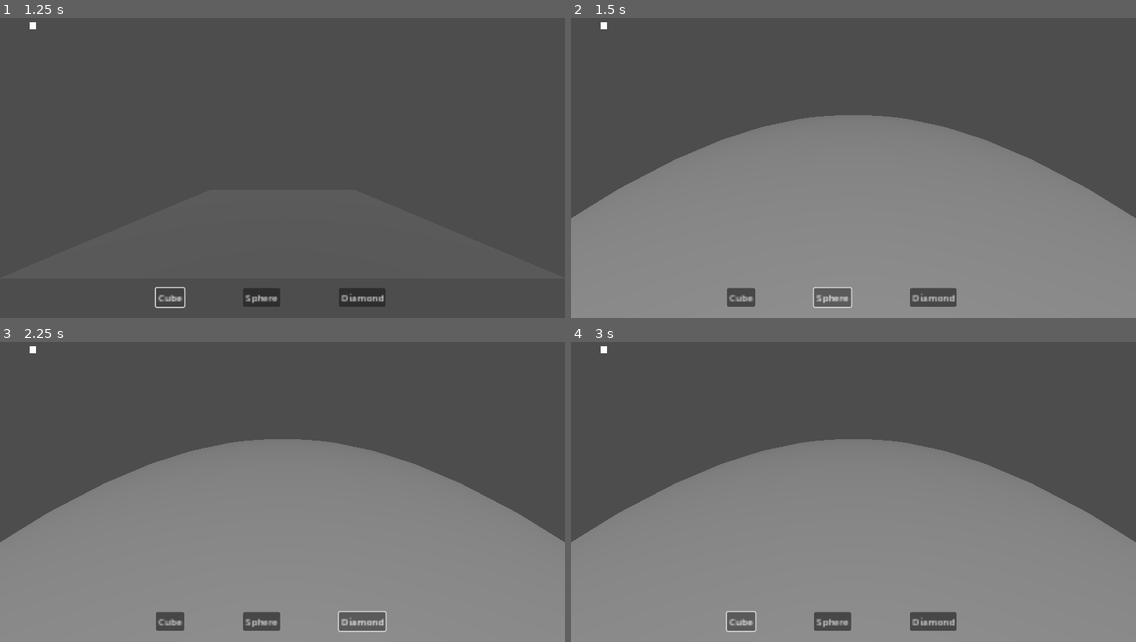
Above: before the commit, frames 1-4 (two rows, left to right).
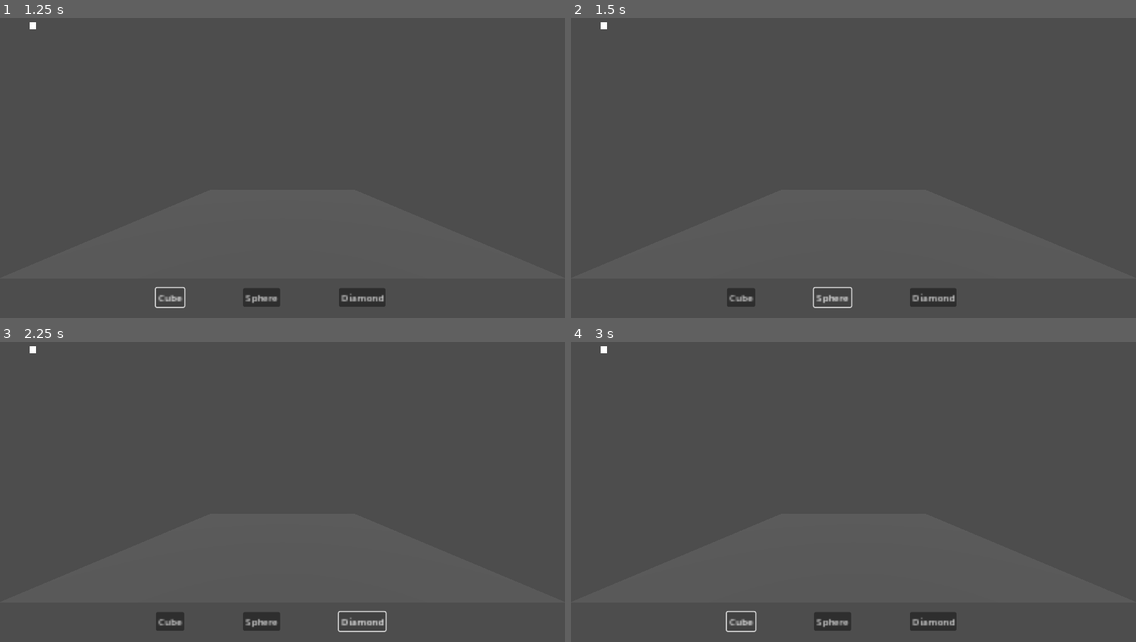
Above: after the commit, the same moments.

Repository: Vegito2367/HH25
Game: Godot game, scene res://Scenes/main.tscn
The game is run twice, just before and just after one commit, with the same random seed, the same clock (stepped at 60 frames per second) and the same inputs. The project has no main scene, so this scene is started directly.
Inputs:
- Up to frame 1 (1.25 s): click "Cube" at 0.5 s
- Up to frame 2 (1.5 s): click "Sphere" at 1.25 s
- Up to frame 3 (2.25 s): click "Diamond" at 2 s
- Up to frame 4 (3 s): click "Cube" at 2.75 s

Frame 1 is identical in both runs. In frame 2, 55% of the frame differs, in the area x 0-100%, y 32-100%; in frame 3, 55%; in frame 4, 55%.

Commit message:
Added rotation

Diff:
--- a/godothh25/hh25/Scenes/main.tscn
+++ b/godothh25/hh25/Scenes/main.tscn
@@ -73,6 +73,7 @@
 mesh = SubResource("PlaneMesh_3a071")
 
 [node name="Parent" type="Node3D" parent="."]
+transform = Transform3D(1, 0, 0, 0, 1, 0, 0, 0, 1, 0, 0, -1.3886)
 
 [connection signal="button_down" from="CanvasLayer/MarginContainer/HBoxContainer/Cube" to="." method="_on_cube_button_down"]
 [connection signal="button_down" from="CanvasLayer/MarginContainer/HBoxContainer/Sphere" to="." method="_on_sphere_button_down"]
--- a/godothh25/hh25/Scripts/screen_controller.gd
+++ b/godothh25/hh25/Scripts/screen_controller.gd
@@ -30,7 +30,7 @@
 var MOUTHMODE:bool = true
 # The address of the Python server
 var server_url = "ws://localhost:8765"
-
+@export var nodesList:Array[Node3D]
 func _ready():
 	print("Attempting to connect to vision server...")
 	# Attempt to connect to the WebSocket server
@@ -89,7 +89,8 @@
 	print("COM RUN:",command)
 	match command:
 		"insert":
-			checkCommandCompatibility(command)
+			if !checkCommandCompatibility(command):
+				return
 			var shape: String = parsed_json.get("shape", "none")
 			if(currentShape!=null && previousCommand=="insert"):
 				remove_child(currentShape)
@@ -97,23 +98,27 @@
 				currentShape = SphereScene.instantiate()
 			if(shape=="cube"):
 				currentShape = CubeScene.instantiate()
+
+			if (previousCommand == "insert" && currentShape.position == Vector3(0,0,10)):
+				return
 			baseParent.add_child(currentShape)
-			if !(previousCommand == "insert" && currentShape.position == Vector3(0,0,10)):
-				return
-			currentShape.position = Vector3(0,0,10)
+			currentShape.global_position= Vector3(0,0,10)
 			previousCommand = command
 			 #Dummy Position behind camera
 		"selectXY":
-			checkCommandCompatibility(command)
+			if !checkCommandCompatibility(command):
+				return
 			var screen_coords = cursor.position
 			var world_coords = get_world_coords_on_camera_plane(screen_coords)
-			currentShape.position = world_coords
+			currentShape.global_position= world_coords
 			previousCommand = command
 
 		"selectZ":
-			checkCommandCompatibility(command)
+			if !checkCommandCompatibility(command):
+				return
 			var z:float = float(parsed_json.get("z", "0.0"))
 			pushObjectBack(z)
+			nodesList.append(currentShape)
 			currentShape=null
 			previousCommand = command
 
@@ -123,10 +128,10 @@
 			var currentViewport = get_viewport().size
 			var screen_coords = Vector2(currentViewport.x * xper, currentViewport.y * yper)
 			cursor.position = screen_coords
-			if(currentShape!=null):
+			if(currentShape!=null && cursor.position.y>17):
 				if(previousCommand=="insert"):
 					print("INSERT PART RAN")
-					currentShape.position = get_world_coords_on_camera_plane(screen_coords)
+					currentShape.global_position = get_world_coords_on_camera_plane(screen_coords)
 				elif (previousCommand=="selectXY"):
 					pushObjectBack((sign(cursor.position.x - 50)*-1*zSpeed))
 		"select":
@@ -172,17 +177,20 @@
 	match command:
 		"insert":
 			if !(previousCommand in ["","insert","selectZ"]):
-						print("ERROR: INCOMPATIBLE SEQUENCE OF COMMANDS")
-						killProgram()
+				print("ERROR: INCOMPATIBLE SEQUENCE OF COMMANDS")
+				return false
 		"selectXY":
 			if !(previousCommand in ["","insert","selectXY"]):
-						print("ERROR: INCOMPATIBLE SEQUENCE OF COMMANDS")
-						killProgram()
-		"selectZ": if!(previousCommand in ["selectXY", "selectZ"]):
-						print("ERROR: INCOMPATIBLE SEQUENCE OF COMMANDS")
-						killProgram()
+				print("ERROR: INCOMPATIBLE SEQUENCE OF COMMANDS")
+				return false
+		"selectZ":
+			if!(previousCommand in ["selectXY", "selectZ"]):
+				print("ERROR: INCOMPATIBLE SEQUENCE OF COMMANDS")
+				return false
 		_:
 			pass
+	return true
+
 
 func shapeNullCheck():
 	if (nextShape!=null):
@@ -192,14 +200,12 @@
 	get_tree().quit()
 
 func pushObjectBack(z:float):
-	print("PREVIOUS POSITION:", currentShape.position)
-	var prevpos = currentShape.position
+	print("PREVIOUS POSITION:", currentShape.global_position)
+	var prevpos = currentShape.global_position
 	var zDirectionFromCamera = camera.global_transform.basis.z
-	var yDirectionFromCamera = camera.global_transform.basis.y
-	var xDirectionFromCamera = camera.global_transform.basis.x
-	currentShape.position += (zDirectionFromCamera) * z
-	print("UPDATED POSITION:",currentShape.position)
-	print("VECTOR:", currentShape.position-prevpos)
+	currentShape.global_position += (zDirectionFromCamera) * z
+	print("UPDATED POSITION:",currentShape.global_position)
+	print("VECTOR:", currentShape.global_position-prevpos)
 
 func get_world_coords_on_z0_plane(screen_pos: Vector2) -> Vector3:
 	# Ensure the camera is available.
Not shown, changed: testvision.py
